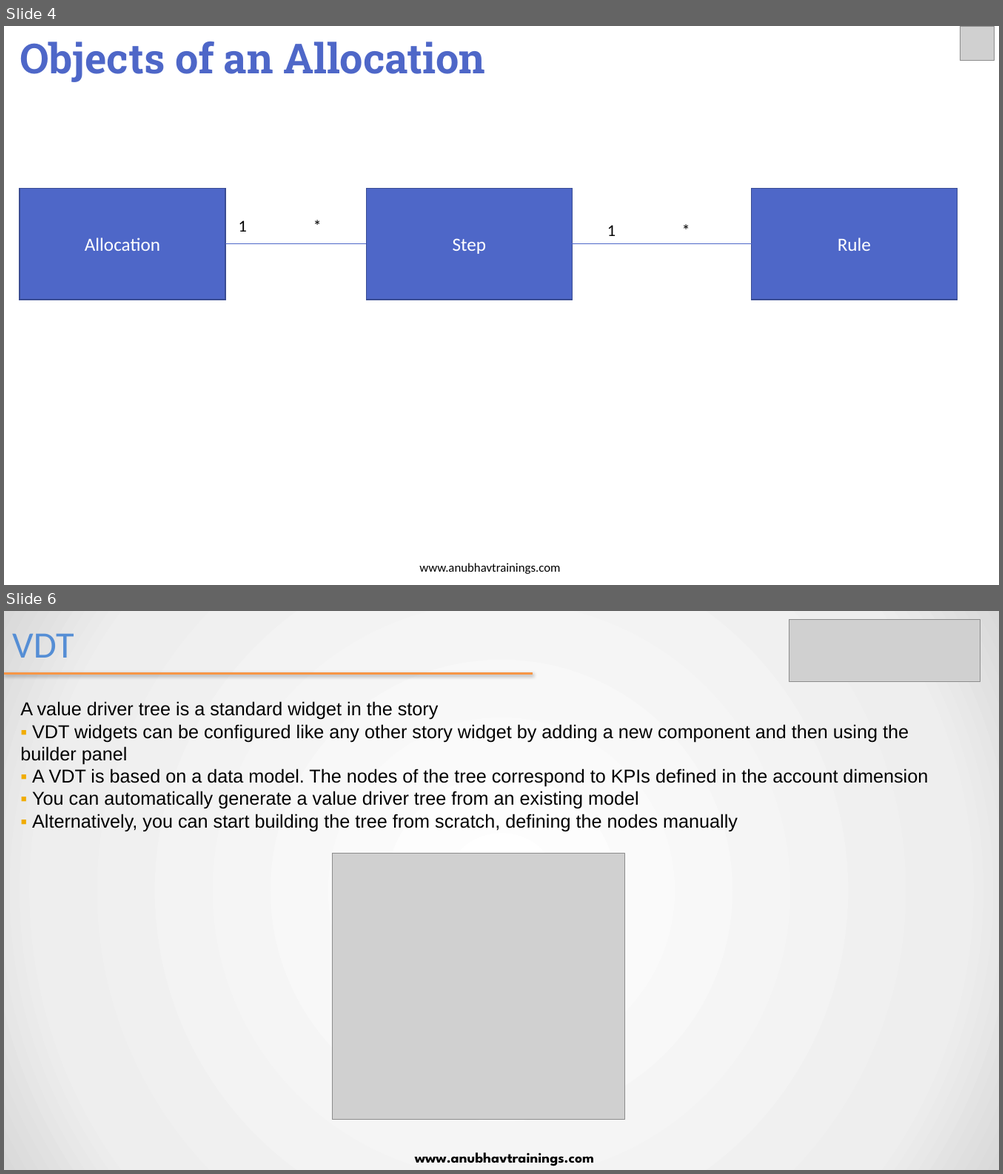
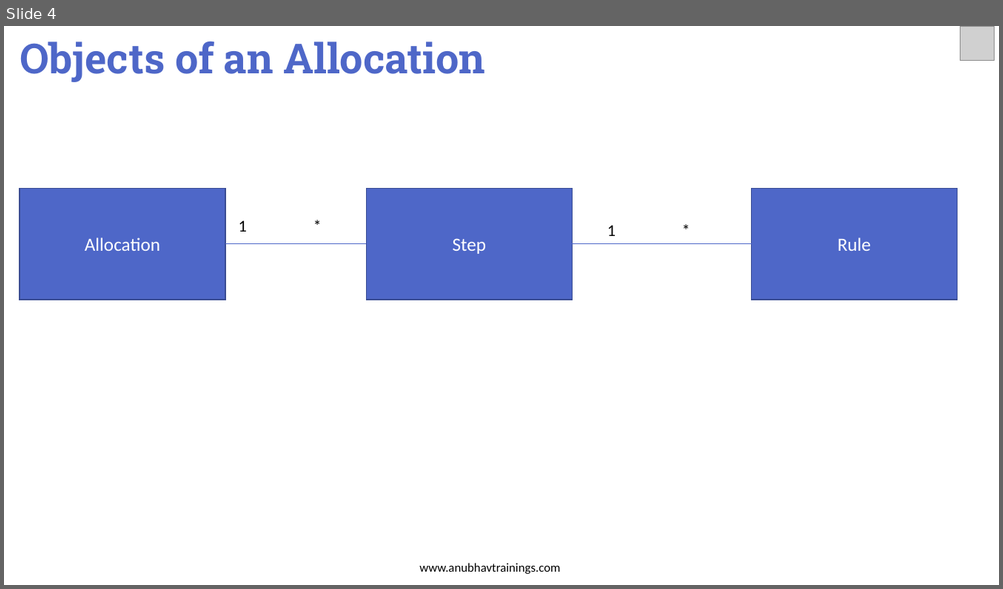
Before and after one commit to soyuztechnologies/SAC_merckgroup, a slide deck: day 8/SAC_Training Day 8.pptx. Shown one above the other, each under a label of ours: slides 4 and 6 before the commit, slide 4 after it; the slides between them are not shown. The pictures are 1003x1174 and 1003x589 pixels, drawn with LibreOffice and Linux fonts; fonts in the diff are those of the drawing; grey boxes stand for pictures. Boxes give left, top, right and bottom in pixels: in the first picture for what was removed or moved away, otherwise in the second. Text is boxed around its words. In the diff, an @@ line names an element or a change of style, - is before the commit and + after.

```diff
--- a/day 8/SAC_Training Day 8.pptx
+++ b/day 8/SAC_Training Day 8.pptx
@@ slide 6 removed at bbox=[4, 611, 999, 1170], background gradient #FFFFFF to #EEEEEE to #D9D9D9 @@
@@ picture removed at bbox=[790, 620, 980, 682] @@
@@ title removed at bbox=[12, 633, 74, 658] @@
-VDT
@@ line removed from (4, 674) to (533, 674) @@
@@ text removed at bbox=[20, 701, 928, 832] @@
-A value driver tree is a standard widget in the story
-▪ VDT widgets can be configured like any other story widget by adding a new component and then using the builder panel
-▪ A VDT is based on a data model. The nodes of the tree correspond to KPIs defined in the account dimension
-▪ You can automatically generate a value driver tree from an existing model
-▪ Alternatively, you can start building the tree from scratch, defining the nodes manually
@@ picture removed at bbox=[333, 854, 624, 1121] @@
@@ text removed at bbox=[415, 1153, 594, 1167] @@
-www.anubhavtrainings.com
```
Also in this commit, not shown: 3 slides changed, 15 other slides removed, 6 other files.
